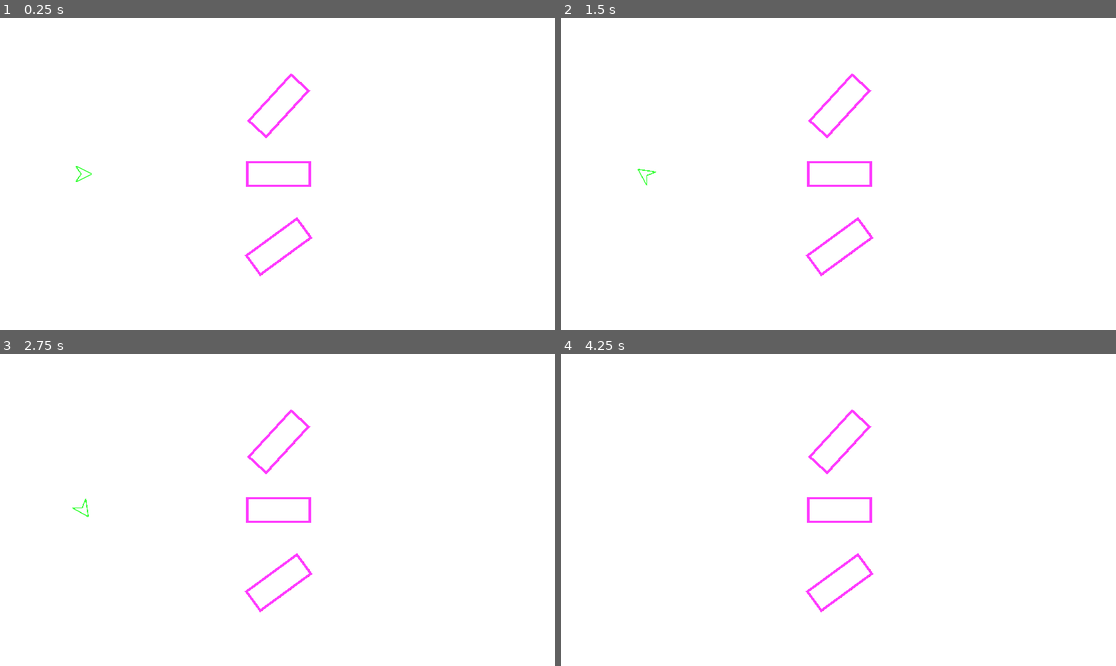
Above: before the commit, frames 1-4 (two rows, left to right).
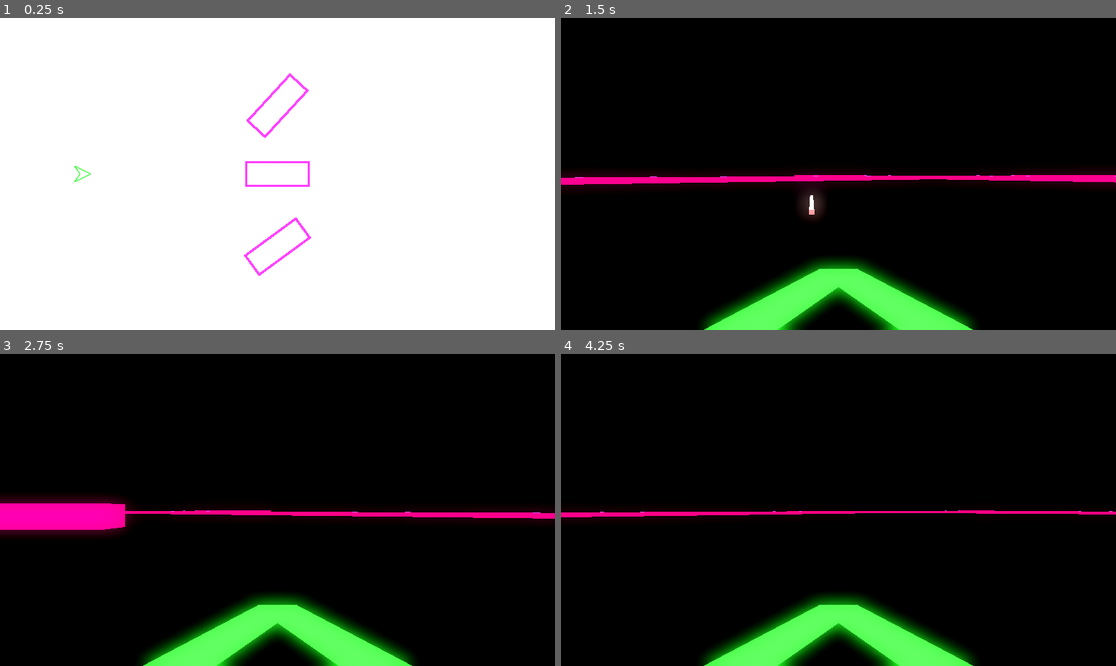
Above: after the commit, the same moments.

Repository: kmooney/vectorblaster
Game: Godot game, scene res://arena.tscn
Same seed, same stepped clock (60 frames per second), same inputs: the game is played once before the commit and once after it.
Inputs:
- Up to frame 1 (0.25 s): no input
- Up to frame 2 (1.5 s): tap Enter at 0.5 s; hold D (turn_right) 0.53-1.28 s; tap O (switch_camera, bound only after the commit) at 0.6 s; tap Space (fire) at 1.25, 1.35 s; hold S (brake) from 1.28 s (still down)
- Up to frame 3 (2.75 s): tap O (switch_camera, bound only after the commit) at 1.55, 2.1 s; tap Enter at 2 s; release S (brake) at 2.03 s; hold D (turn_right) from 2.03 s (still down)
- Up to frame 4 (4.25 s): release D (turn_right) at 2.78 s; hold W (thrust) 2.78-3.53 s; tap O (switch_camera, bound only after the commit) at 2.85, 3.8 s; hold A (turn_left) from 3.53 s (still down); hold Space (fire) from 3.53 s (still down)

The runs differ from the first frame. In frame 1, 0.4% of the frame differs, in the area x 13-57%, y 17-83%; in frame 2, 100%; in frame 3, 100%, in the area x 0-100%, y 0-100%; in frame 4, 100%.

Commit message:
add first person view

Diff:
--- a/arena.gd
+++ b/arena.gd
@@ -3,10 +3,7 @@
 
 # Called when the node enters the scene tree for the first time.
 func _ready() -> void:
-	print("Connected joypads: ", Input.get_connected_joypads())
-	print("Joypad names: ", Input.get_joy_name(0))  # '0' is first controller
-
-
+	pass
 # Called every frame. 'delta' is the elapsed time since the previous frame.
 func _process(delta: float) -> void:
 	pass
--- a/arena.tscn
+++ b/arena.tscn
@@ -24,9 +24,11 @@
 transform = Transform3D(1, 0, 0, 0, 1, 0, 0, 0, 1, 0, -2.71838, 0)
 script = ExtResource("1_tlj2w")
 
-[node name="Camera3D" type="Camera3D" parent="."]
-transform = Transform3D(0.999994, -1.52582e-10, 0.00349063, -0.00349063, -4.37111e-08, 0.999994, 1.52265e-15, -1, -4.37114e-08, 0, 100, 0)
+[node name="main_camera" type="Camera3D" parent="."]
+transform = Transform3D(1, 0, 0, 0, -4.37114e-08, 1, 0, -1, -4.37114e-08, 0, 20, 0)
 environment = SubResource("Environment_ybdft")
+projection = 1
+fov = 146.9
 size = 40.0
 script = ExtResource("2_12sb4")
 
--- a/camera_3d.gd
+++ b/camera_3d.gd
@@ -8,6 +8,7 @@
 	size = get_viewport().size.x / 20.0
 
 
+
 # Called every frame. 'delta' is the elapsed time since the previous frame.
 func _process(delta: float) -> void:
 	pass
--- a/player.gd
+++ b/player.gd
@@ -11,11 +11,22 @@
 
 @onready var weapon = $Weapon
 @onready var mesh_instance = $MeshInstance
+@onready var other_camera = $Camera3D
+@onready var camera = get_viewport().get_camera_3d()
+# Called when the node enters the scene tree for the first time.
 
-# Called when the node enters the scene tree for the first time.
 func _ready() -> void:
 	if mesh_instance.material_override:
 		mesh_instance.material_override.set_shader_parameter("color", color)
+
+func _process(_delta: float) -> void:
+
+	if Input.is_action_just_released("switch_camera"):
+		var temp = camera
+		camera = other_camera
+		other_camera = temp
+		camera.make_current()
+
 
 # Called every frame. 'delta' is the elapsed time since the previous frame.
 func _physics_process(delta: float) -> void:
--- a/player.tscn
+++ b/player.tscn
@@ -16,6 +16,24 @@
 material = SubResource("ShaderMaterial_b0jay")
 size = Vector3(5.1, 0.5, 5.1)
 
+[sub_resource type="ProceduralSkyMaterial" id="ProceduralSkyMaterial_ocral"]
+
+[sub_resource type="Sky" id="Sky_kun7t"]
+sky_material = SubResource("ProceduralSkyMaterial_ocral")
+
+[sub_resource type="Environment" id="Environment_b2gaj"]
+background_mode = 1
+sky = SubResource("Sky_kun7t")
+ambient_light_source = 3
+ambient_light_energy = 2.27
+glow_enabled = true
+glow_normalized = true
+glow_intensity = 0.91
+glow_strength = 0.98
+glow_bloom = 0.57
+glow_blend_mode = 1
+glow_hdr_threshold = 0.77
+
 [node name="Player" type="CharacterBody3D"]
 transform = Transform3D(1, 0, 0, 0, 1, 0, 0, 0, 1, 0, 0.0619762, 0)
 script = ExtResource("2_x0j3h")
@@ -29,3 +47,8 @@
 
 [node name="MeshInstance" type="MeshInstance3D" parent="."]
 mesh = SubResource("BoxMesh_idnpo")
+
+[node name="Camera3D" type="Camera3D" parent="."]
+transform = Transform3D(-1, 0, -8.74228e-08, 0, 1, 0, 8.74228e-08, 0, -1, 0, 1, 0)
+environment = SubResource("Environment_b2gaj")
+fov = 51.5
--- a/project.godot
+++ b/project.godot
@@ -60,3 +60,8 @@
 "deadzone": 0.5,
 "events": []
 }
+switch_camera={
+"deadzone": 0.5,
+"events": [Object(InputEventKey,"resource_local_to_scene":false,"resource_name":"","device":-1,"window_id":0,"alt_pressed":false,"shift_pressed":false,"ctrl_pressed":false,"meta_pressed":false,"pressed":false,"keycode":0,"physical_keycode":79,"key_label":0,"unicode":111,"location":0,"echo":false,"script":null)
+]
+}
Not shown: 1 places in player.tscn that only renumber resources
